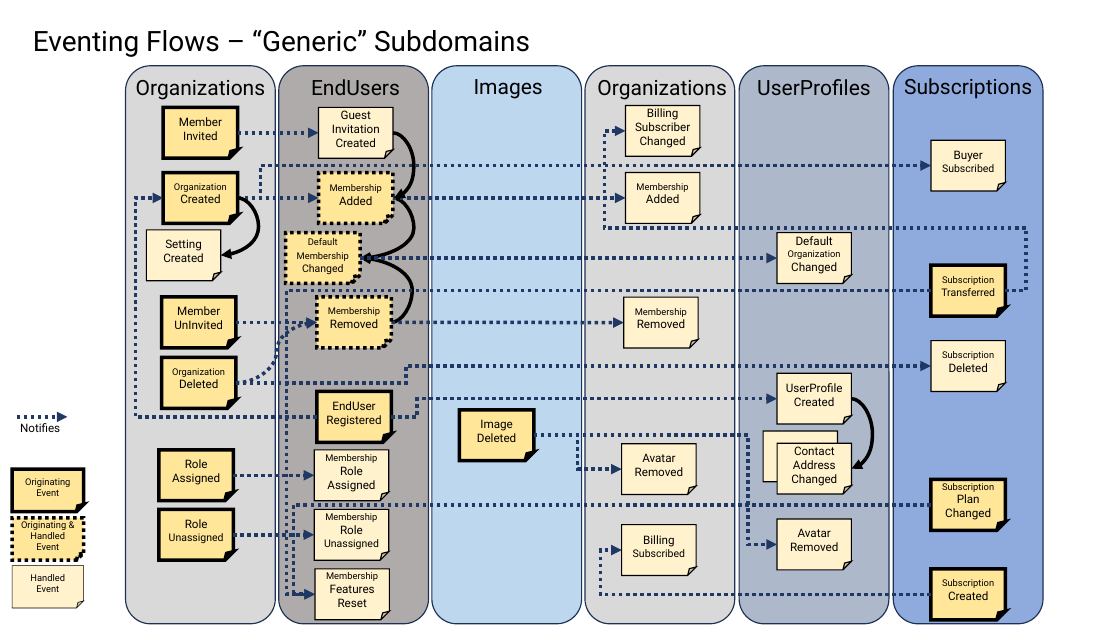
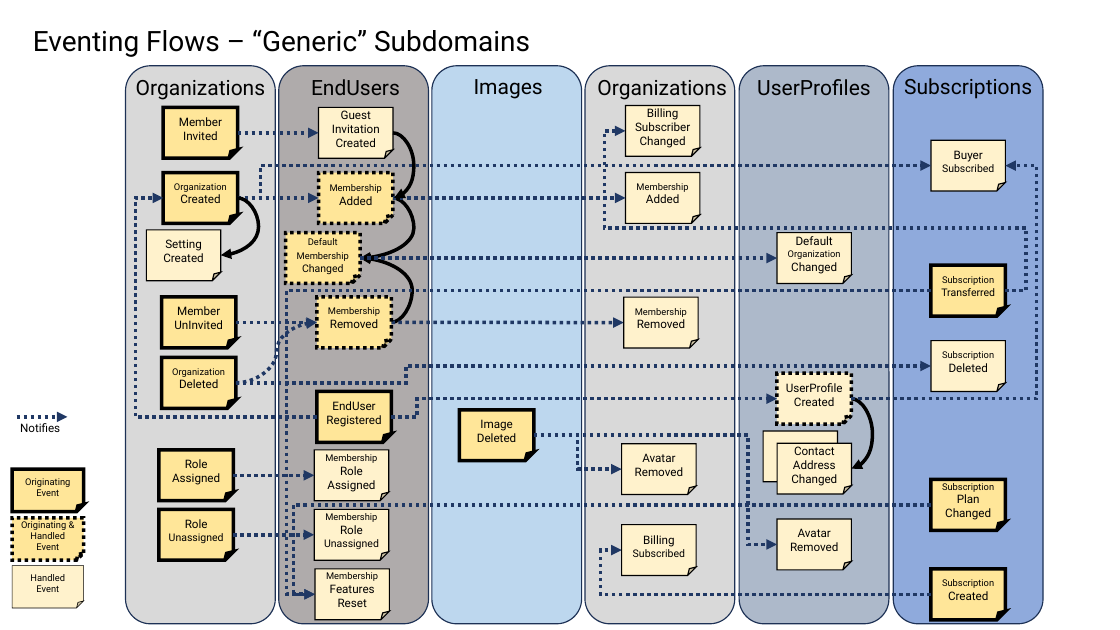
Before and after one commit to jezzsantos/saastack, a slide deck: slide 15 of docs/images/Sources.pptx. Drawn at 1120x630 pixels with LibreOffice and Linux fonts; fonts in the diff are those of the drawing. Boxes give left, top, right and bottom in pixels: in the first picture for what was removed or moved away, otherwise in the second. Text is boxed around its words. In the diff, an @@ line names an element or a change of style, - is before the commit and + after.

Commit message:
Fixed the race condition for creating Subscriptions, between the OrgCreated and UserProfileCreated events. Closes #100

```diff
--- a/docs/images/Sources.pptx
+++ b/docs/images/Sources.pptx
@@ elbow arrow added from (852, 399) to (1006, 166), #203864 3 pt dashed @@
@@ folded corner "UserProfile" at [777,373,852,424]: outline #000000 1 pt to #000000 3 pt dashed @@
```
Also in this commit, not shown: 10 other files.
